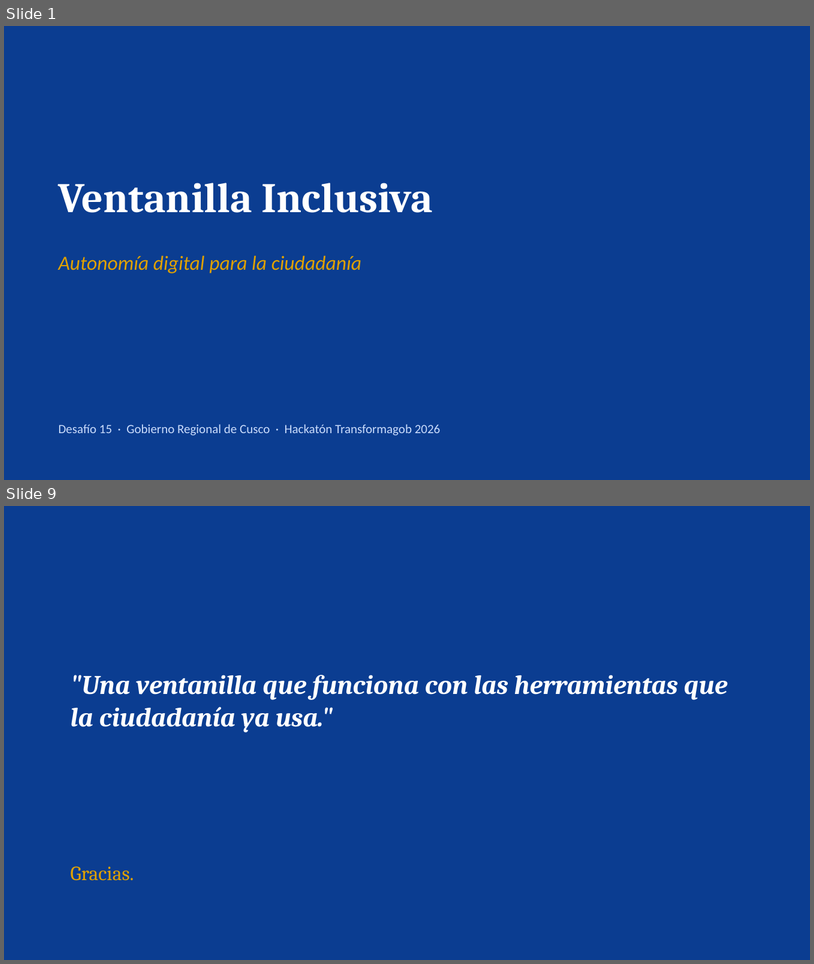
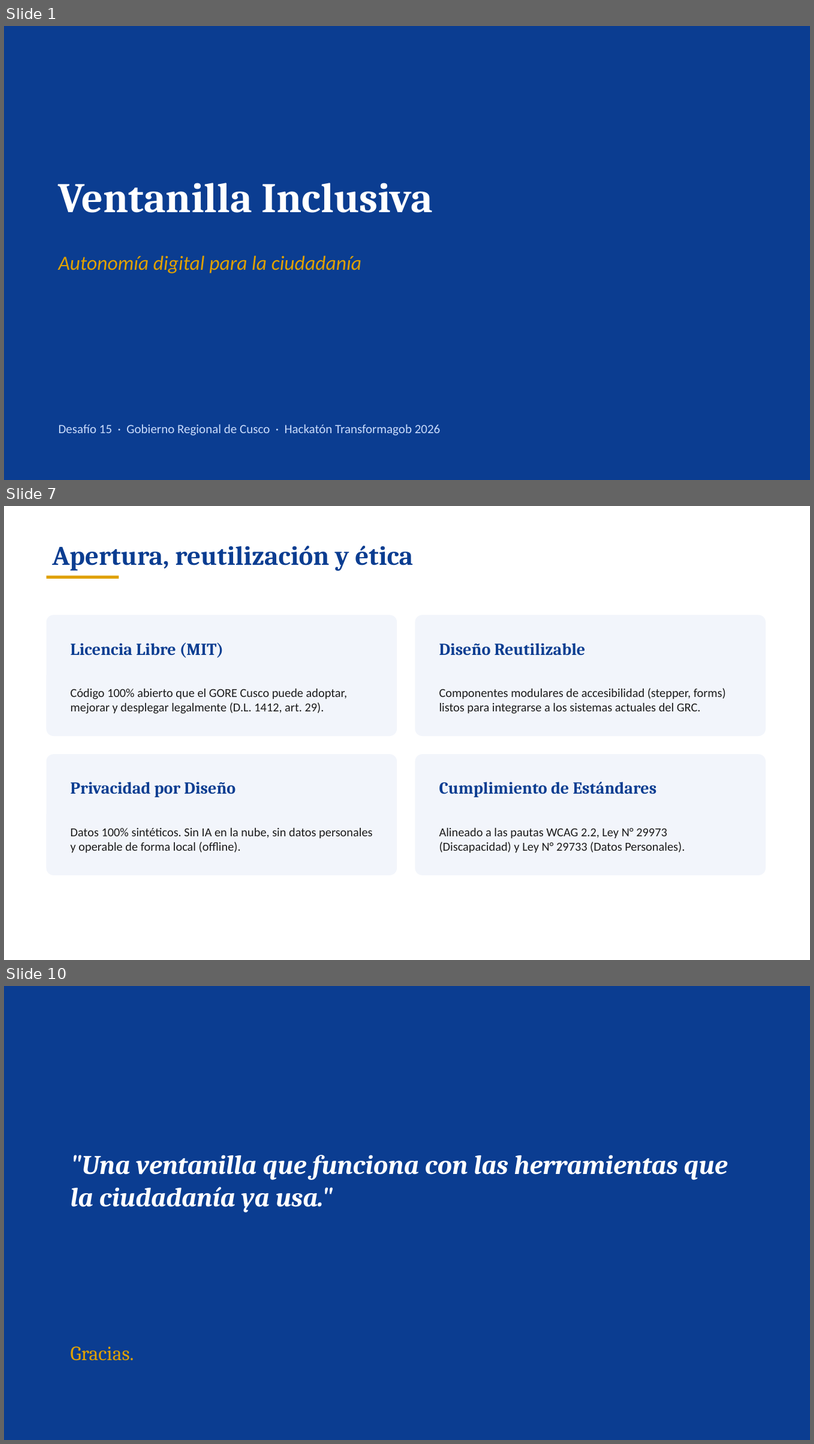
Before and after one commit to rodrigocabrera663-bot/ventanilla-inclusiva, a slide deck: Ventanilla-Inclusiva.pptx. Shown one above the other, each under a label of ours: slides 1 and 9 before the commit, slides 1, 7 and 10 after it; the slides between them are not shown. The pictures are 814x964 and 814x1444 pixels, drawn with LibreOffice and Linux fonts; fonts in the diff are those of the drawing. Boxes give left, top, right and bottom in pixels: in the first picture for what was removed or moved away, otherwise in the second. Text is boxed around its words. In the diff, an @@ line names an element or a change of style, - is before the commit and + after.

```diff
--- a/Ventanilla-Inclusiva.pptx
+++ b/Ventanilla-Inclusiva.pptx
@@ slide 7 added at [4,506,810,960], background #FFFFFF @@
@@ text added at [52,546,413,571], 32 pt, text #0B3D91, bold @@
+Apertura, reutilización y ética
@@ rectangle added at [47,576,119,579], fill #E0A100 @@
@@ rounded rectangle added at [47,615,397,736], fill #F2F5FB @@
@@ rounded rectangle added at [416,615,766,736], fill #F2F5FB @@
@@ text added at [71,642,224,658], 20 pt, text #0B3D91, bold @@
+Licencia Libre (MIT)
@@ text added at [440,643,586,655], 20 pt, text #0B3D91, bold @@
+Diseño Reutilizable
@@ text added at [71,688,347,714], 14.5 pt, text #1A1A1A @@
+Código 100% abierto que el GORE Cusco puede adoptar, mejorar y desplegar legalmente (D.L. 1412, art. 29).
@@ text added at [440,688,726,714], 14.5 pt, text #1A1A1A @@
+Componentes modulares de accesibilidad (stepper, forms) listos para integrarse a los sistemas actuales del GRC.
@@ rounded rectangle added at [47,754,397,875], fill #F2F5FB @@
@@ rounded rectangle added at [416,754,766,875], fill #F2F5FB @@
@@ text added at [71,781,236,797], 20 pt, text #0B3D91, bold @@
+Privacidad por Diseño
@@ text added at [440,781,657,797], 20 pt, text #0B3D91, bold @@
+Cumplimiento de Estándares
@@ text added at [71,828,372,853], 14.5 pt, text #1A1A1A @@
+Datos 100% sintéticos. Sin IA en la nube, sin datos personales y operable de forma local (offline).
@@ text added at [440,828,685,853], 14.5 pt, text #1A1A1A @@
+Alineado a las pautas WCAG 2.2, Ley N° 29973 (Discapacidad) y Ley N° 29733 (Datos Personales).
@@ what was slide 9 is now slide 10 @@
```
Also in this commit, not shown: 5 slides changed, 2 other slides added, 2 slides removed, 5 other files.
